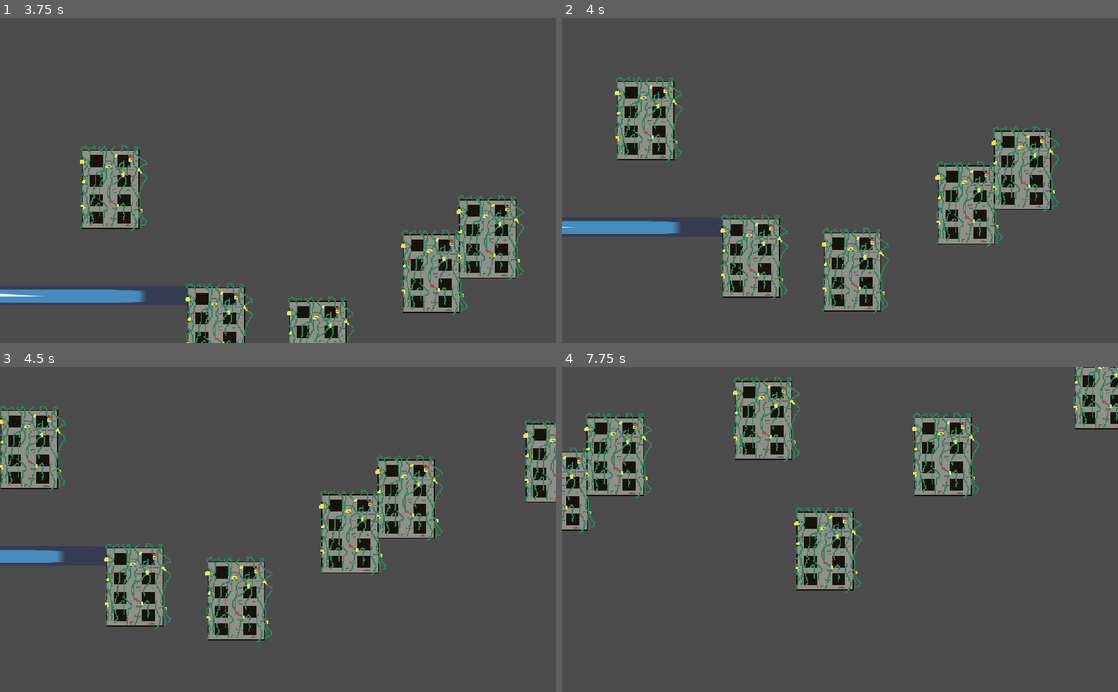
Above: before the commit, frames 1-4 (two rows, left to right).
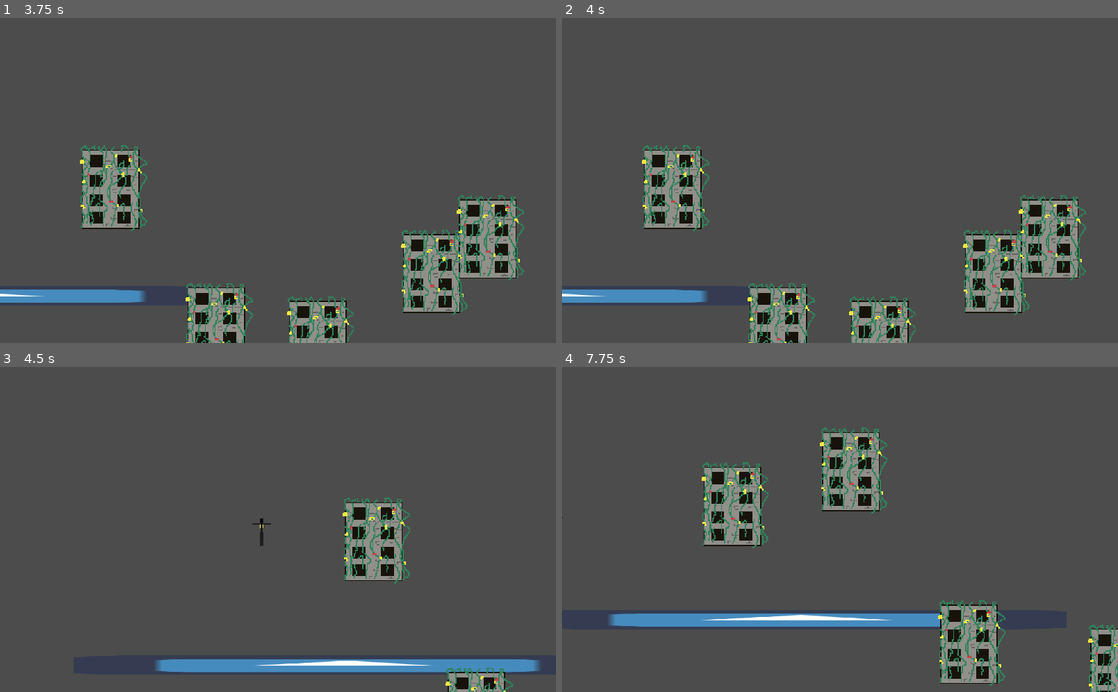
Above: after the commit, the same moments.

Repository: kevinms/godot-wild-jam-38
Game: Godot game, scene res://Game.tscn
Two runs of this game, one before a commit and one after it. Both use one fixed random seed, a clock stepped at 60 frames per second and the inputs below. The engine's default icon, where the game draws it, is replaced by a stand-in: a white triangle on a blue panel in a dark square.
Inputs:
- Up to frame 1 (3.75 s): tap Enter (ui_accept) at 0.5, 0.6, 1.35, 2.1, 2.85, 3.6 s; hold D (right) 0.53-2.03 s; tap W (jump) at 0.77, 1.52, 3.02 s; hold A (left) 2.03-2.78 s; hold D (right) from 2.78 s (still down)
- Up to frame 2 (4 s): keep holding D (right); tap W (jump) at 3.77 s
- Up to frame 3 (4.5 s): release D (right) at 4.28 s; hold A (left) from 4.28 s (still down); tap Enter (ui_accept) at 4.35 s
- Up to frame 4 (7.75 s): tap W (jump) at 4.52, 6.02, 6.77, 7.52 s; release A (left) at 5.03 s; hold D (right) 5.03-5.78 s; tap Enter (ui_accept) every 0.75 s from 5.1 to 7.35 s; hold A (left) 5.78-7.28 s; hold D (right) from 7.28 s (still down)

Frame 1 is identical in both runs. In frame 2, 25% of the frame differs, in the area x 0-95%, y 18-100%; in frame 3, 19%; in frame 4, 25%.

Commit message:
Player can die by falling or going off the screen to the left with a game over screen.

Diff:
--- a/Game.gd
+++ b/Game.gd
@@ -21,6 +21,9 @@
 	spawn_building(pos)
 
 func _ready():
+	Global.reset()
+	$Camera2D/GameOver.visible = false
+
 	var building = building_scene.instance()
 	buildingSize = building.get_size_in_pixels()
 
@@ -28,7 +31,34 @@
 	for i in range(2):
 		randomly_place_building()
 
+func process_game_over():
+	if Input.is_action_just_pressed("ui_accept"):
+		get_tree().reload_current_scene()
+
+func is_player_dead():
+	var player_pos = $Player.global_position
+
+	# Died by falling
+	if player_pos.y > $SpawnLocation.global_position.y + 200:
+		return true
+
+	return false
+
+func do_game_over():
+	if Global.game_over:
+		return
+
+	Global.game_over = true
+	print("dead")
+	$DeathSound.play()
+	yield(get_tree().create_timer(1.0), "timeout")
+	$Camera2D/GameOver.visible = true
+
 func _process(delta):
+	if Global.game_over:
+		process_game_over()
+		return
+
 	$Camera2D.global_position.x += 100 * delta
 	$Camera2D.global_position.y = $Player.global_position.y
 
@@ -36,3 +66,9 @@
 	#screenEdge = $Camera2D.get_camera_screen_center()
 	if pos < screenEdge:
 		randomly_place_building()
+
+	if is_player_dead():
+		do_game_over()
+
+func _on_VisibilityNotifier2D_screen_exited():
+	do_game_over()
--- a/Game.tscn
+++ b/Game.tscn
@@ -1,8 +1,10 @@
-[gd_scene load_steps=5 format=2]
+[gd_scene load_steps=7 format=2]
 
+[ext_resource path="res://sfx/Death.mp3" type="AudioStream" id=1]
 [ext_resource path="res://player/Player.tscn" type="PackedScene" id=2]
 [ext_resource path="res://icon.png" type="Texture" id=3]
 [ext_resource path="res://Game.gd" type="Script" id=4]
+[ext_resource path="res://ui/GameOver.tscn" type="PackedScene" id=5]
 
 [sub_resource type="RectangleShape2D" id=1]
 extents = Vector2( 250, 10 )
@@ -10,12 +12,11 @@
 [node name="Node2D" type="Node2D"]
 script = ExtResource( 4 )
 
-[node name="Camera2D" type="Camera2D" parent="."]
-position = Vector2( 181.698, 183.287 )
-current = true
-
 [node name="Player" parent="." instance=ExtResource( 2 )]
 position = Vector2( 181.698, 183.287 )
+
+[node name="VisibilityNotifier2D" type="VisibilityNotifier2D" parent="Player"]
+scale = Vector2( 3.34599, 3.34599 )
 
 [node name="StaticBody2D" type="StaticBody2D" parent="."]
 position = Vector2( 253.53, 313.234 )
@@ -29,3 +30,16 @@
 
 [node name="SpawnLocation" type="Node2D" parent="."]
 position = Vector2( 135.222, 241.977 )
+
+[node name="DeathSound" type="AudioStreamPlayer" parent="."]
+stream = ExtResource( 1 )
+
+[node name="Camera2D" type="Camera2D" parent="."]
+position = Vector2( 181.698, 183.287 )
+current = true
+
+[node name="GameOver" parent="Camera2D" instance=ExtResource( 5 )]
+visible = false
+z_index = 42
+
+[connection signal="screen_exited" from="Player/VisibilityNotifier2D" to="." method="_on_VisibilityNotifier2D_screen_exited"]
--- /dev/null
+++ b/Global.gd
@@ -0,0 +1,16 @@
+extends Node
+
+var game_over = false
+
+var score = 19
+var distance = 10349
+var food = 89
+var clean = 4
+
+func reset():
+	game_over = false
+
+	#score = 0
+	#distance = 0
+	#food = 0
+	#clean = 0
--- /dev/null
+++ b/fonts/ExtraLargeText.tres
@@ -0,0 +1,9 @@
+[gd_resource type="DynamicFont" load_steps=2 format=2]
+
+[ext_resource path="res://fonts/Seshat.otf" type="DynamicFontData" id=1]
+
+[resource]
+size = 42
+outline_size = 2
+outline_color = Color( 0, 0, 0, 1 )
+font_data = ExtResource( 1 )
--- /dev/null
+++ b/fonts/LargeText.tres
@@ -0,0 +1,9 @@
+[gd_resource type="DynamicFont" load_steps=2 format=2]
+
+[ext_resource path="res://fonts/Seshat.otf" type="DynamicFontData" id=1]
+
+[resource]
+size = 32
+outline_size = 2
+outline_color = Color( 0, 0, 0, 1 )
+font_data = ExtResource( 1 )
--- /dev/null
+++ b/fonts/MediumText.tres
@@ -0,0 +1,9 @@
+[gd_resource type="DynamicFont" load_steps=2 format=2]
+
+[ext_resource path="res://fonts/Seshat.otf" type="DynamicFontData" id=1]
+
+[resource]
+size = 24
+outline_size = 2
+outline_color = Color( 0, 0, 0, 1 )
+font_data = ExtResource( 1 )
--- a/project.godot
+++ b/project.godot
@@ -13,6 +13,10 @@
 config/name="gwj-38"
 run/main_scene="res://Game.tscn"
 config/icon="res://icon.png"
+
+[autoload]
+
+Global="*res://Global.gd"
 
 [display]
 
--- /dev/null
+++ b/ui/GameOver.gd
@@ -0,0 +1,4 @@
+extends Node2D
+
+func _process(delta):
+	$Score.text = "bob"
--- /dev/null
+++ b/ui/GameOver.tscn
@@ -0,0 +1,116 @@
+[gd_scene load_steps=5 format=2]
+
+[ext_resource path="res://fonts/ExtraLargeText.tres" type="DynamicFont" id=1]
+[ext_resource path="res://fonts/MediumText.tres" type="DynamicFont" id=2]
+[ext_resource path="res://fonts/LargeText.tres" type="DynamicFont" id=3]
+[ext_resource path="res://ui/Stats.gd" type="Script" id=4]
+
+[node name="GameOver" type="Node2D"]
+script = ExtResource( 4 )
+
+[node name="Title" type="Label" parent="."]
+margin_left = -95.6461
+margin_top = -126.614
+margin_right = 92.3539
+margin_bottom = -75.6138
+custom_fonts/font = ExtResource( 1 )
+text = "Game Over"
+__meta__ = {
+"_edit_use_anchors_": false
+}
+
+[node name="Camera2D" type="Camera2D" parent="."]
+
+[node name="ScoreLabel" type="Label" parent="."]
+margin_left = -77.0962
+margin_top = -56.1745
+margin_right = 61.9038
+margin_bottom = -16.1745
+custom_fonts/font = ExtResource( 3 )
+text = "Score:"
+__meta__ = {
+"_edit_use_anchors_": false
+}
+
+[node name="Score" type="Label" parent="."]
+margin_left = 2.69707
+margin_top = -54.5871
+margin_right = 98.6971
+margin_bottom = -14.5871
+custom_fonts/font = ExtResource( 3 )
+text = "130020"
+__meta__ = {
+"_edit_use_anchors_": false
+}
+
+[node name="Grid" type="GridContainer" parent="."]
+margin_left = -130.13
+margin_top = 16.2164
+margin_right = 182.87
+margin_bottom = 181.217
+custom_constants/hseparation = 14
+columns = 2
+__meta__ = {
+"_edit_use_anchors_": false
+}
+
+[node name="DistanceLabel" type="Label" parent="Grid"]
+margin_right = 195.0
+margin_bottom = 30.0
+custom_fonts/font = ExtResource( 2 )
+text = "Distance:  "
+__meta__ = {
+"_edit_use_anchors_": false
+}
+
+[node name="Distance" type="Label" parent="Grid"]
+margin_left = 209.0
+margin_right = 251.0
+margin_bottom = 30.0
+custom_fonts/font = ExtResource( 2 )
+text = "20m"
+__meta__ = {
+"_edit_use_anchors_": false
+}
+
+[node name="FoodLabel" type="Label" parent="Grid"]
+margin_top = 34.0
+margin_right = 195.0
+margin_bottom = 64.0
+custom_fonts/font = ExtResource( 2 )
+text = "Food collected:"
+__meta__ = {
+"_edit_use_anchors_": false
+}
+
+[node name="Food" type="Label" parent="Grid"]
+margin_left = 209.0
+margin_top = 34.0
+margin_right = 251.0
+margin_bottom = 64.0
+custom_fonts/font = ExtResource( 2 )
+text = "20m"
+__meta__ = {
+"_edit_use_anchors_": false
+}
+
+[node name="CleanLabel" type="Label" parent="Grid"]
+margin_top = 68.0
+margin_right = 195.0
+margin_bottom = 98.0
+custom_fonts/font = ExtResource( 2 )
+text = "Solar Panels Cleaned:"
+__meta__ = {
+"_edit_use_anchors_": false
+}
+
+[node name="Clean" type="Label" parent="Grid"]
+margin_left = 209.0
+margin_top = 68.0
+margin_right = 251.0
+margin_bottom = 98.0
+custom_fonts/font = ExtResource( 2 )
+text = "20m"
+__meta__ = {
+"_edit_use_anchors_": false
+}
--- /dev/null
+++ b/ui/MainMenu.tscn
@@ -0,0 +1,3 @@
+[gd_scene format=2]
+
+[node name="MainMenu" type="Node2D"]
--- /dev/null
+++ b/ui/Stats.gd
@@ -0,0 +1,8 @@
+extends Node2D
+
+func _process(delta):
+	$Score.text = str(Global.score)
+
+	$Grid/Distance.text = str(Global.distance)
+	$Grid/Food.text = str(Global.food)
+	$Grid/Clean.text = str(Global.clean)
Binary file added: fonts/Seshat.otf
